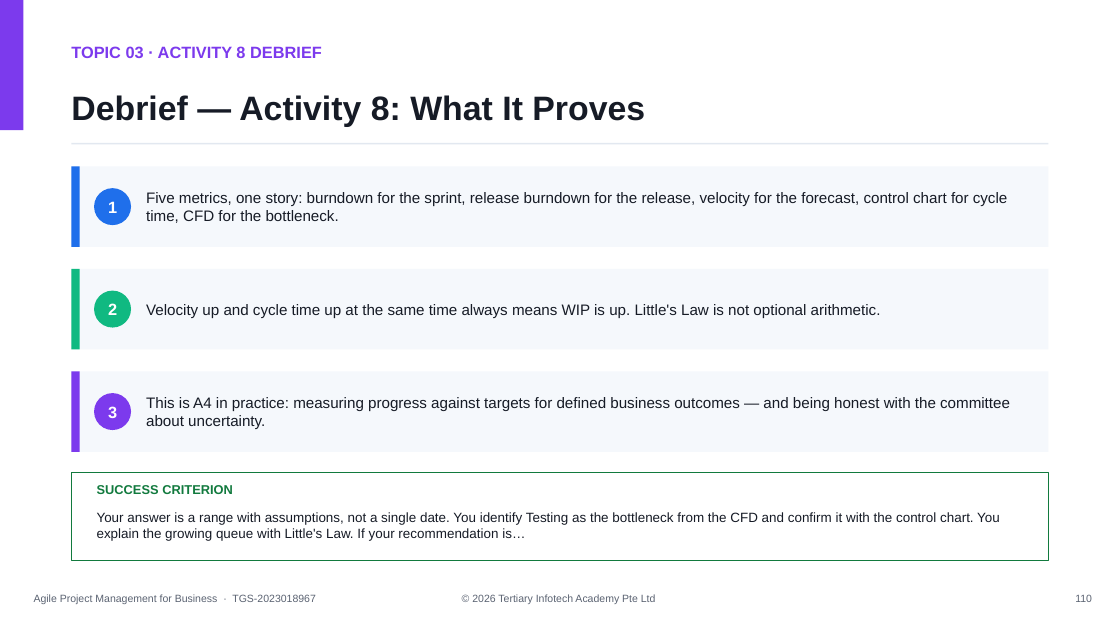
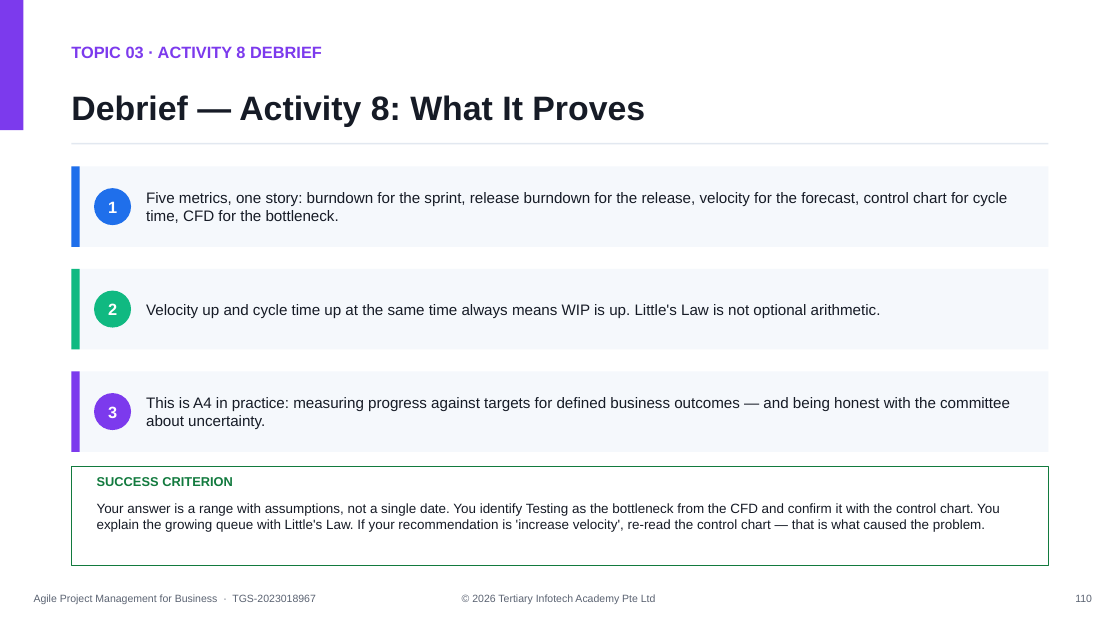
Before and after one commit to tertiarycourses/TGS-2023018967-Agile-Project-Management-for-Business, a slide deck: slide 110 of courseware/WSQ - Master Trainer Slides - Agile Project Management for Business - v9.0.pptx. Drawn at 1120x630 pixels with LibreOffice and Linux fonts; fonts in the diff are those of the drawing. Boxes give left, top, right and bottom in pixels: in the first picture for what was removed or moved away, otherwise in the second. Text is boxed around its words. In the diff, an @@ line names an element or a change of style, - is before the commit and + after.

```diff
--- a/courseware/WSQ - Master Trainer Slides - Agile Project Management for Business - v9.0.pptx
+++ b/courseware/WSQ - Master Trainer Slides - Agile Project Management for Business - v9.0.pptx
@@ rectangle resized from (x1=71, y1=472, x2=1049, y2=560) to (x1=71, y1=466, x2=1049, y2=565) @@
@@ text "SUCCESS CRITERION" moved from (x1=97, y1=485, x2=233, y2=494) to (x1=97, y1=477, x2=233, y2=486) @@
@@ text at (x1=97, y1=503, x2=1000, y2=532): text changed @@
-Your answer is a range with assumptions, not a single date. You identify Testing as the bottleneck from the CFD and confirm it with the control chart. You explain the growing queue with Little's Law. If your recommendation is…
+Your answer is a range with assumptions, not a single date. You identify Testing as the bottleneck from the CFD and confirm it with the control chart. You explain the growing queue with Little's Law. If your recommendation is 'increase velocity', re-read the control chart — that is what caused the problem.
```
Also in this commit, not shown: 27 other slides changed, 34 other files.
